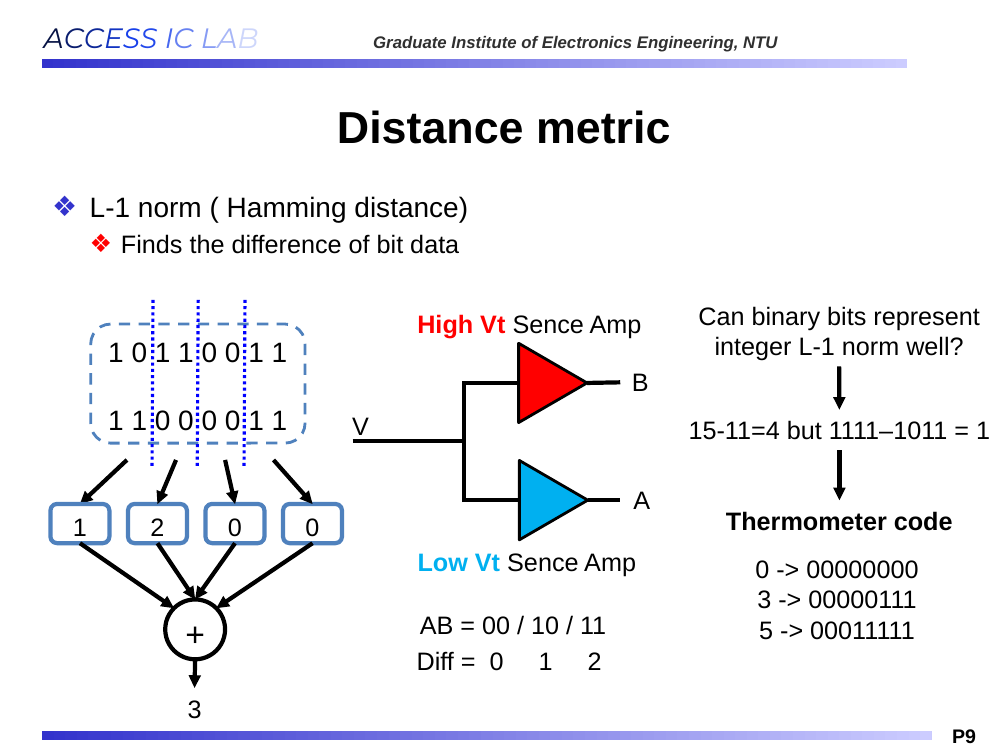
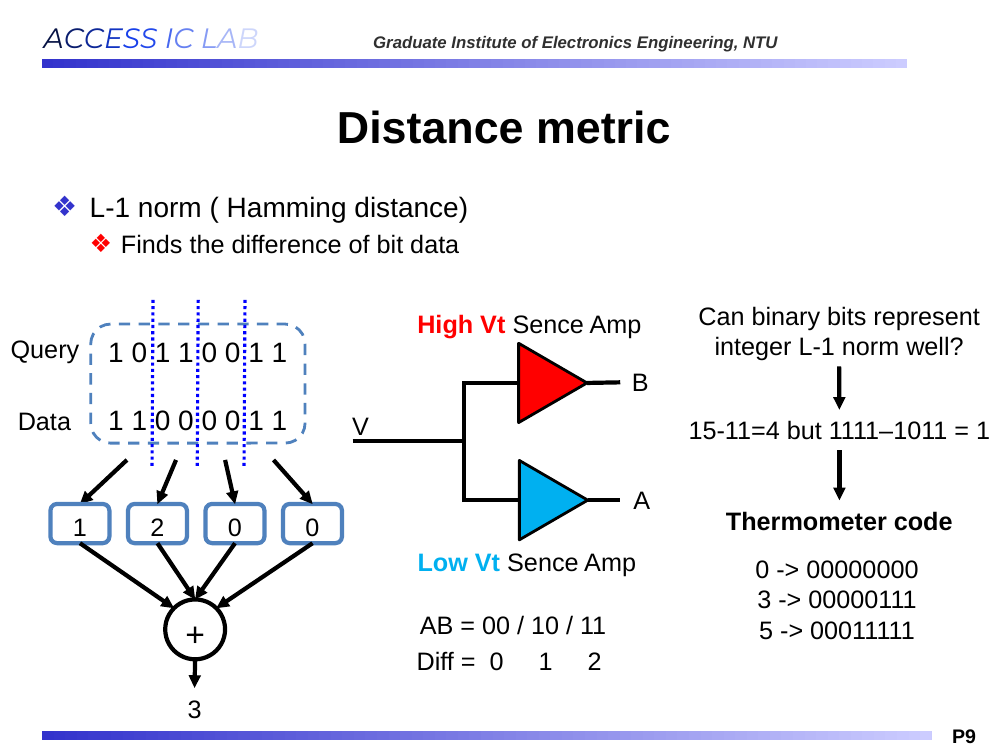
Before and after one commit to Oniontow/AndyWu_Project, a slide deck: slide 9 of IMS_NEW.pptx. Drawn at 1008x756 pixels with LibreOffice and Linux fonts; fonts in the diff are those of the drawing; background and template pictures are left out. Boxes give left, top, right and bottom in pixels: in the first picture for what was removed or moved away, otherwise in the second. Text is boxed around its words. In the diff, an @@ line names an element or a change of style, - is before the commit and + after.

Commit message:
new ppt again

```diff
--- a/IMS_NEW.pptx
+++ b/IMS_NEW.pptx
@@ text added at (11,340,80,364), 18 pt, text #000000 @@
+Query
@@ text added at (18,412,71,431), 18 pt, text #000000 @@
+Data
```
Also in this commit, not shown: 1 other slide changed, 1 slide added.
